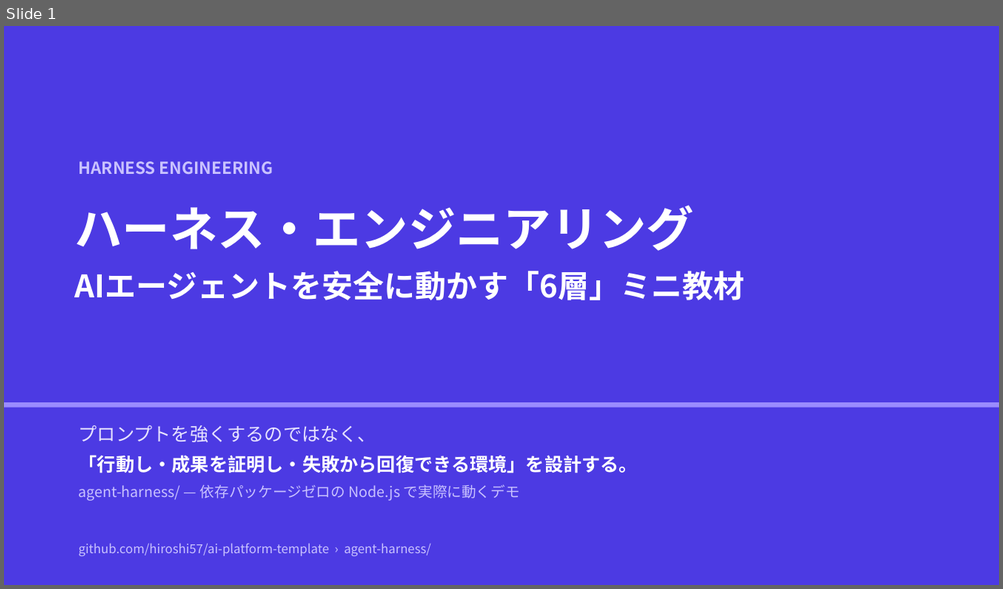
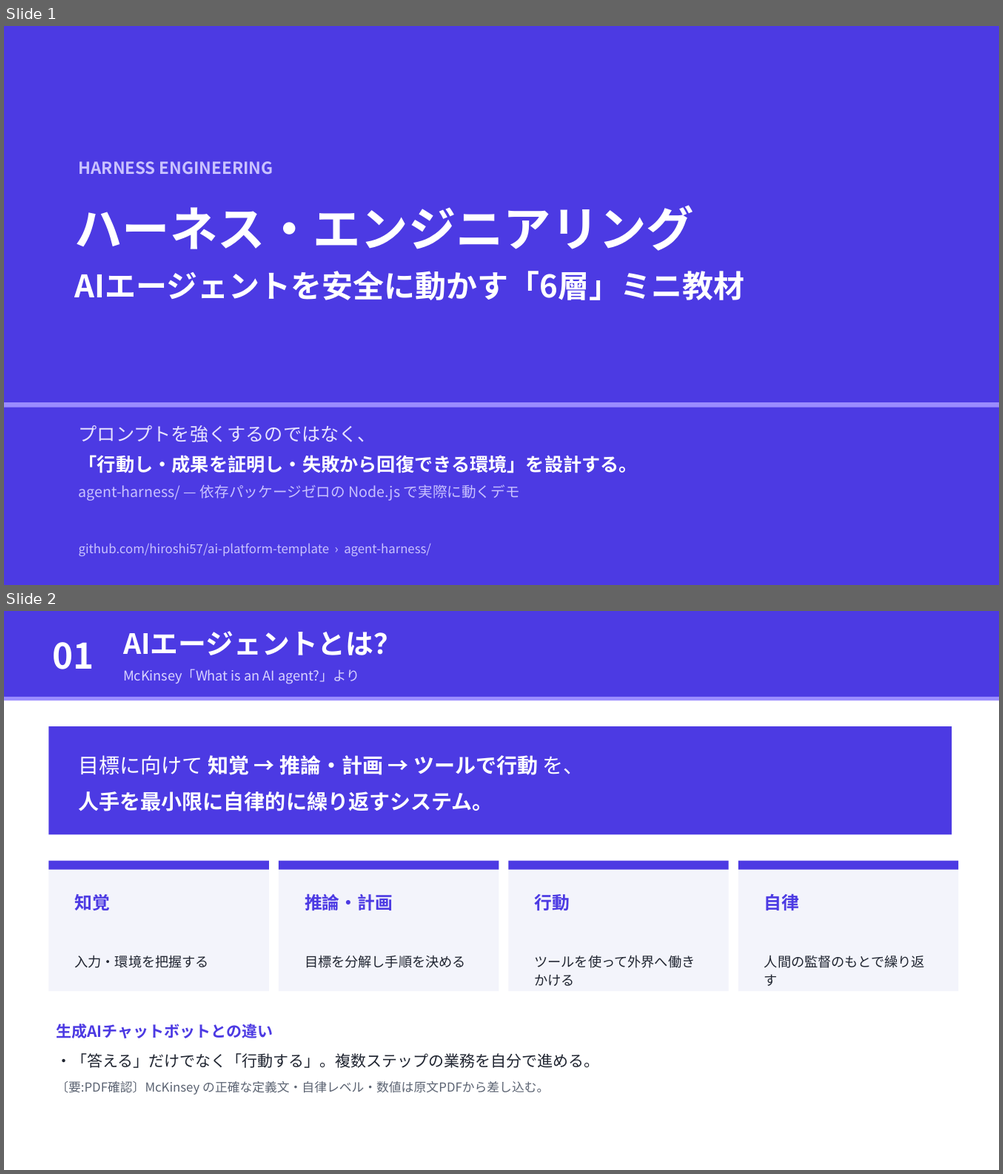
Before and after one commit to hiroshi57/ai-platform-template, a slide deck: agent-harness/docs/harness-engineering.pptx. Shown one above the other, each under a label of ours: slide 1 before the commit, slides 1 and 2 after it. The pictures are 1003x589 and 1003x1174 pixels, drawn with LibreOffice and Linux fonts; fonts in the diff are those of the drawing. Boxes give left, top, right and bottom in pixels: in the first picture for what was removed or moved away, otherwise in the second. Text is boxed around its words. In the diff, an @@ line names an element or a change of style, - is before the commit and + after.

```diff
--- a/agent-harness/docs/harness-engineering.pptx
+++ b/agent-harness/docs/harness-engineering.pptx
@@ slide 2 added at [4,611,999,1170], background #FFFFFF @@
@@ rectangle added at [4,611,999,697], fill #4C3AE3 @@
@@ text added at [123,631,401,684], 13 pt, text #D9D4FF @@
+AIエージェントとは？
+McKinsey「What is an AI agent?」より
@@ text added at [52,642,94,669], 34 pt, text #FFFFFF, bold @@
+01
@@ rectangle added at [4,697,999,701], fill #9B8CFF @@
@@ rectangle added at [48,726,951,834], fill #4C3AE3 @@
@@ text added at [79,755,584,812], 20 pt, text #FFFFFF, bold @@
+目標に向けて 知覚 → 推論・計画 → ツールで行動 を、
+人手を最小限に自律的に繰り返すシステム。
@@ rectangle added at [48,861,269,991], fill #F3F4FB @@
@@ rectangle added at [48,861,269,870], fill #4C3AE3 @@
@@ rectangle added at [279,861,498,991], fill #F3F4FB @@
@@ rectangle added at [279,861,498,870], fill #4C3AE3 @@
@@ rectangle added at [509,861,728,991], fill #F3F4FB @@
@@ rectangle added at [509,861,728,870], fill #4C3AE3 @@
@@ rectangle added at [738,861,959,991], fill #F3F4FB @@
@@ rectangle added at [738,861,959,870], fill #4C3AE3 @@
@@ text added at [75,894,210,968], 13 pt, text #1F2430 @@
+知覚
+入力・環境を把握する
@@ text added at [304,894,466,968], 13 pt, text #1F2430 @@
+推論・計画
+目標を分解し手順を決める
@@ text added at [534,894,694,986], 13 pt, text #1F2430 @@
+行動
+ツールを使って外界へ働きかける
@@ text added at [764,894,925,986], 13 pt, text #1F2430 @@
+自律
+人間の監督のもとで繰り返す
@@ text added at [56,1024,599,1095], 15 pt, text #5B6372 @@
+生成AIチャットボットとの違い
+・「答える」だけでなく「行動する」。複数ステップの業務を自分で進める。
+〔要:PDF確認〕McKinsey の正確な定義文・自律レベル・数値は原文PDFから差し込む。
```
Also in this commit, not shown: 6 slides changed, 1 other slide added.
